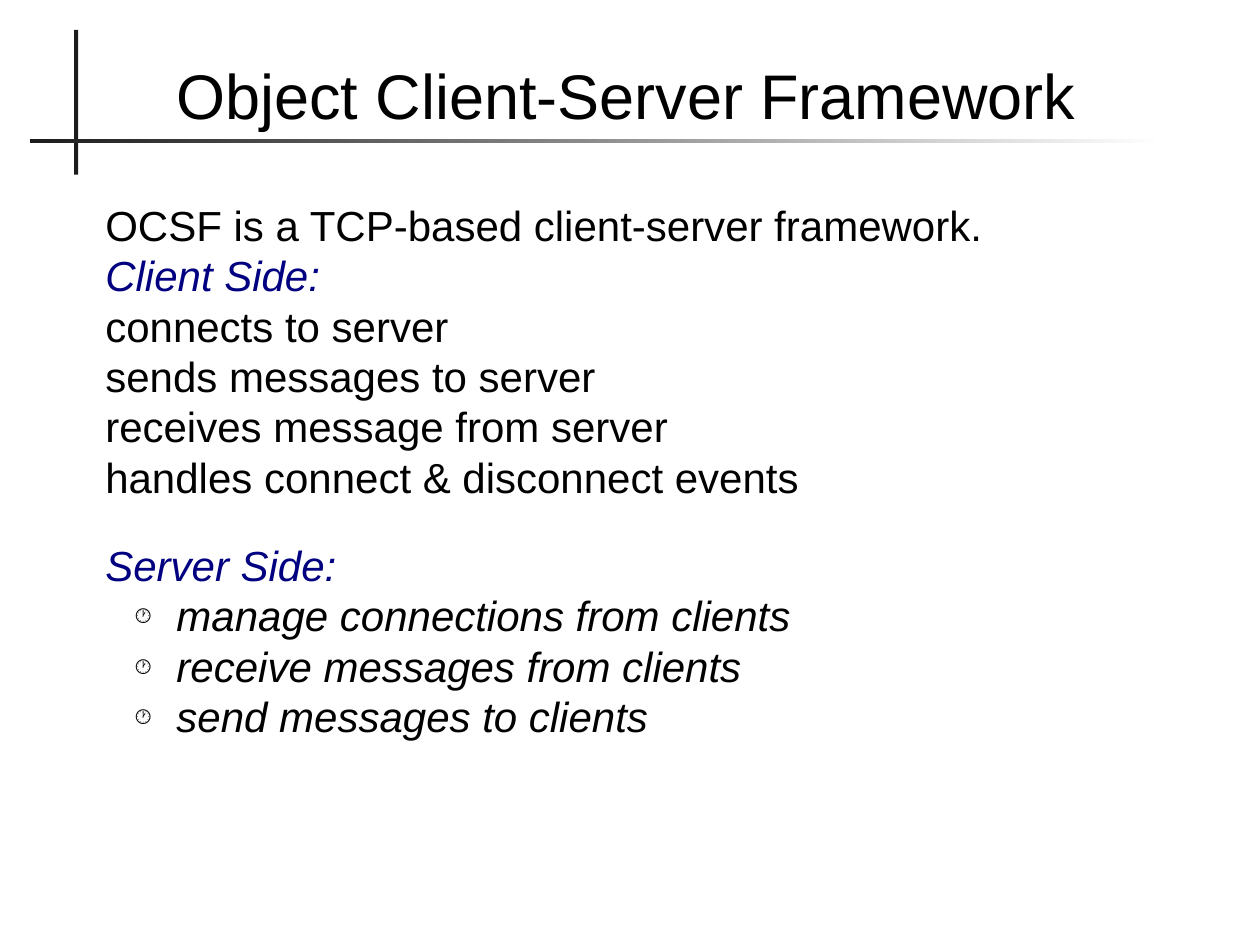
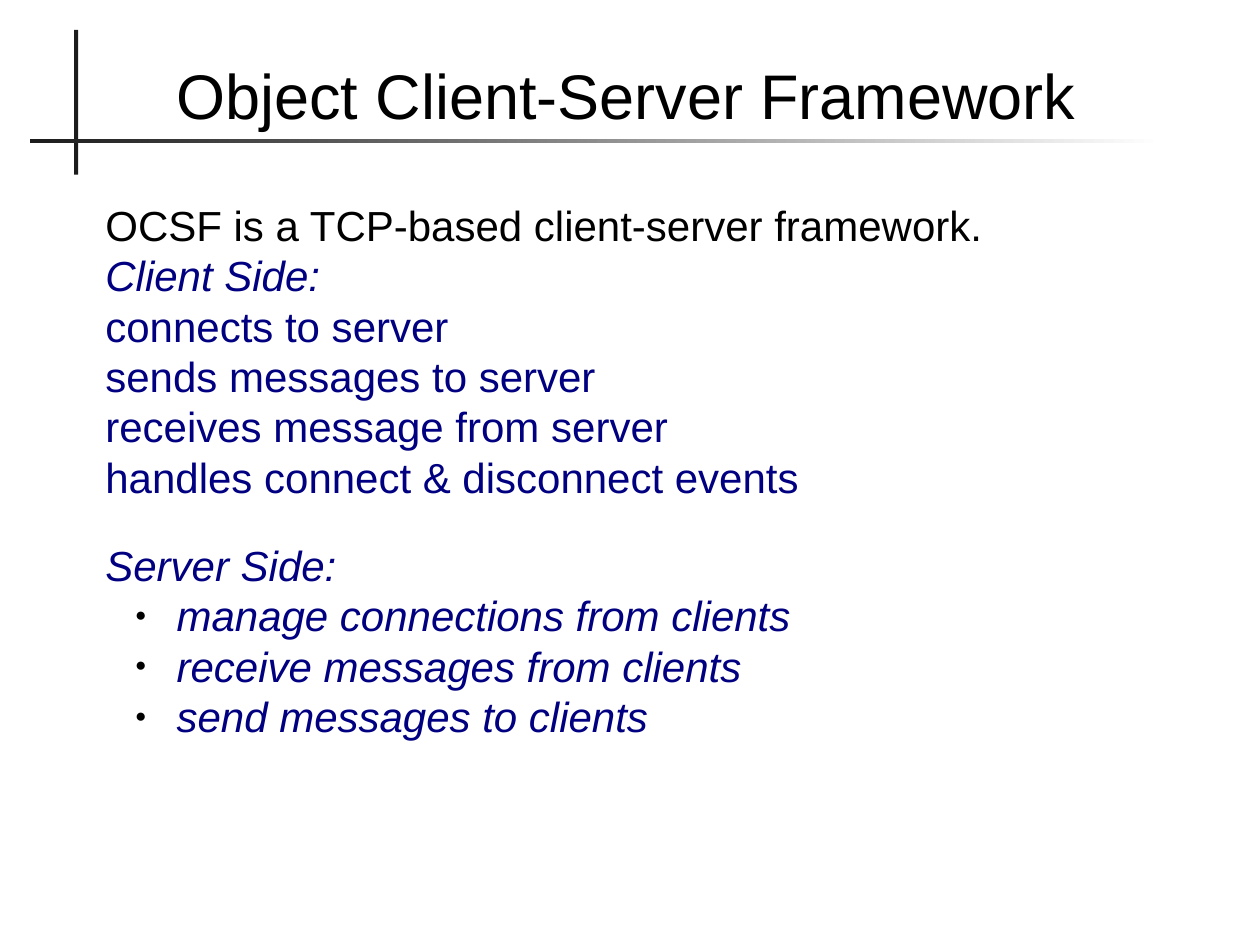
Before and after one commit to skeoop/skeoop.github.io, a slide deck: slide 5 of frameworks/Frameworks.pptx. Drawn at 1260x945 pixels with LibreOffice and Linux fonts; fonts in the diff are those of the drawing. Boxes give left, top, right and bottom in pixels: in the first picture for what was removed or moved away, otherwise in the second. Text is boxed around its words. In the diff, an @@ line names an element or a change of style, - is before the commit and + after.

```diff
--- a/frameworks/Frameworks.pptx
+++ b/frameworks/Frameworks.pptx
@@ text at [105, 314, 799, 741]: text colour #000000 to #000080 in "connects to server", "sends messages to server", "receives message from server", "handles connect & disconnect events" and 3 more places; list level 2 to 1 in "connects to server"; list level 2 to 1 in "sends messages to server"; list level 2 to 1 in "receives message from server"; list level 2 to 1 in "handles connect & disconnect events"; list level 2 to 1 in "Server Side:"; bullet 🕐 to ● @@
```
Also in this commit, not shown: 15 other slides changed, 8 other files.
